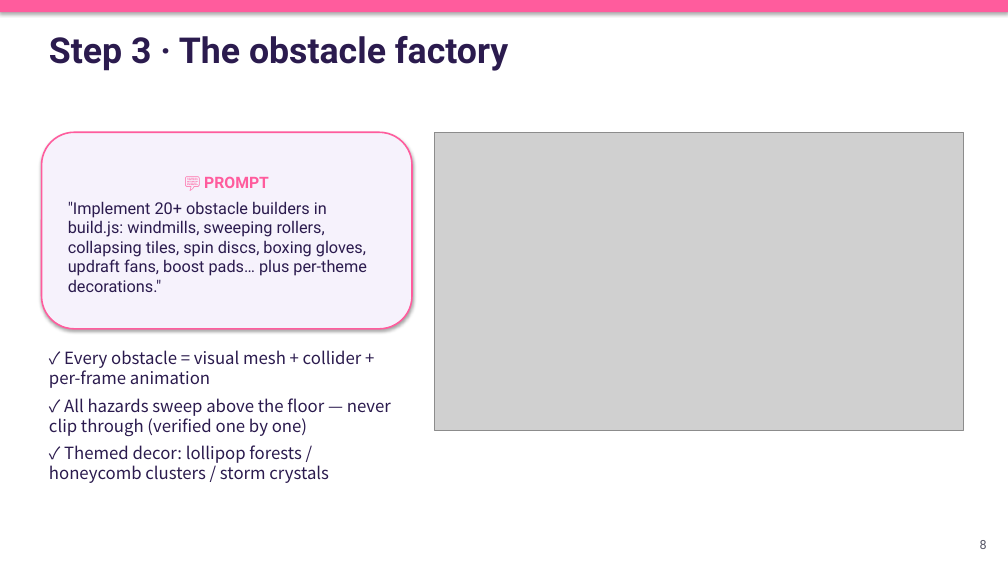
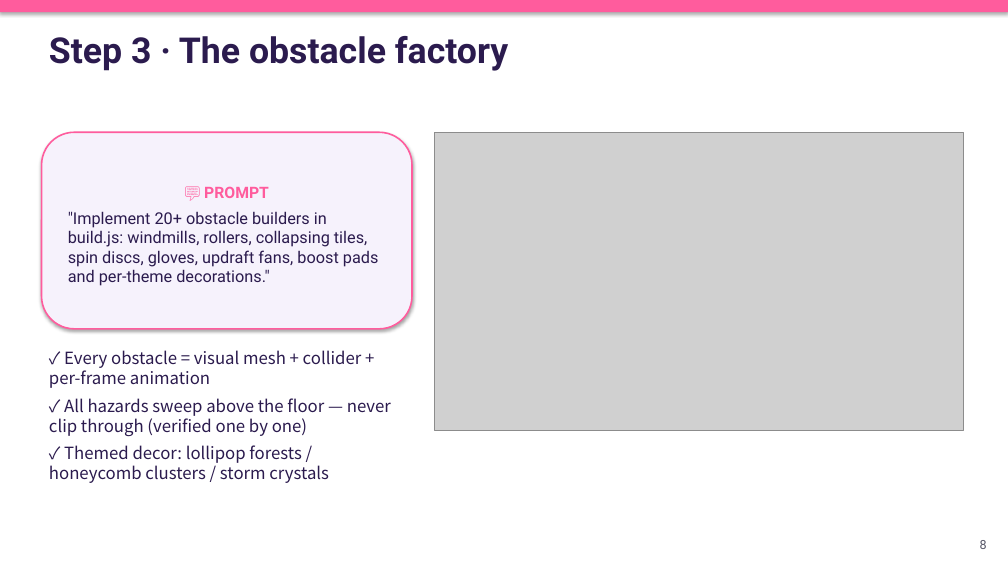
Before and after one commit to chengkaho98-svg/Mini3Dgame, a slide deck: slide 8 of AI_Game_Development_Playbook_EN.pptx. Drawn at 1008x567 pixels with LibreOffice and Linux fonts; fonts in the diff are those of the drawing; grey boxes stand for pictures. Boxes give left, top, right and bottom in pixels: in the first picture for what was removed or moved away, otherwise in the second. Text is boxed around its words. In the diff, an @@ line names an element or a change of style, - is before the commit and + after.

```diff
--- a/AI_Game_Development_Playbook_EN.pptx
+++ b/AI_Game_Development_Playbook_EN.pptx
@@ text in rounded rectangle at [68,211,379,286]: text changed @@
-"Implement 20+ obstacle builders in build.js: windmills, sweeping rollers, collapsing tiles, spin discs, boxing gloves, updraft fans, boost pads… plus per-theme decorations."
+"Implement 20+ obstacle builders in build.js: windmills, rollers, collapsing tiles, spin discs, gloves, updraft fans, boost pads and per-theme decorations."
```
Also in this commit, not shown: 14 other slides changed, 18 other files.
